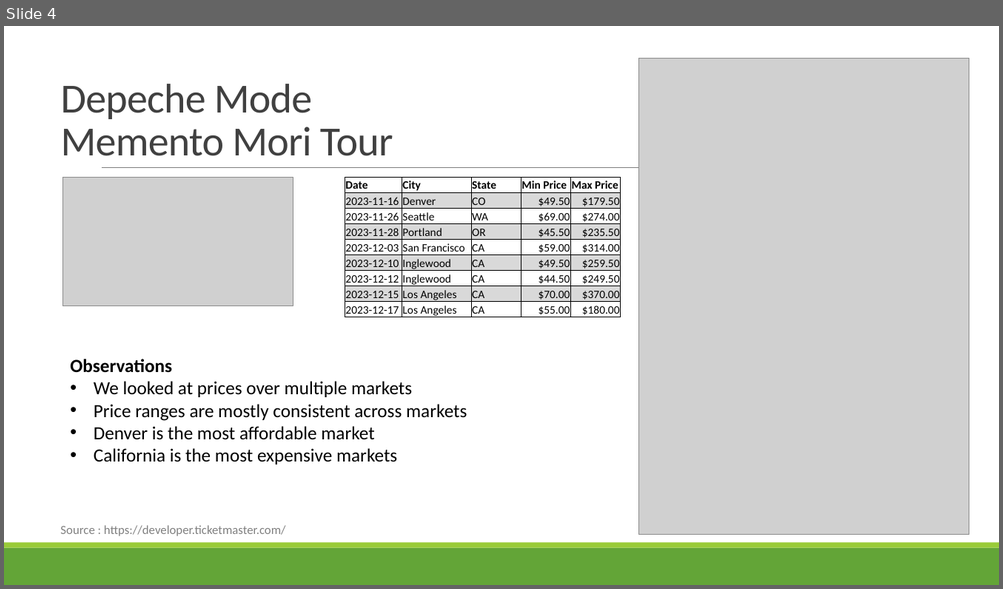
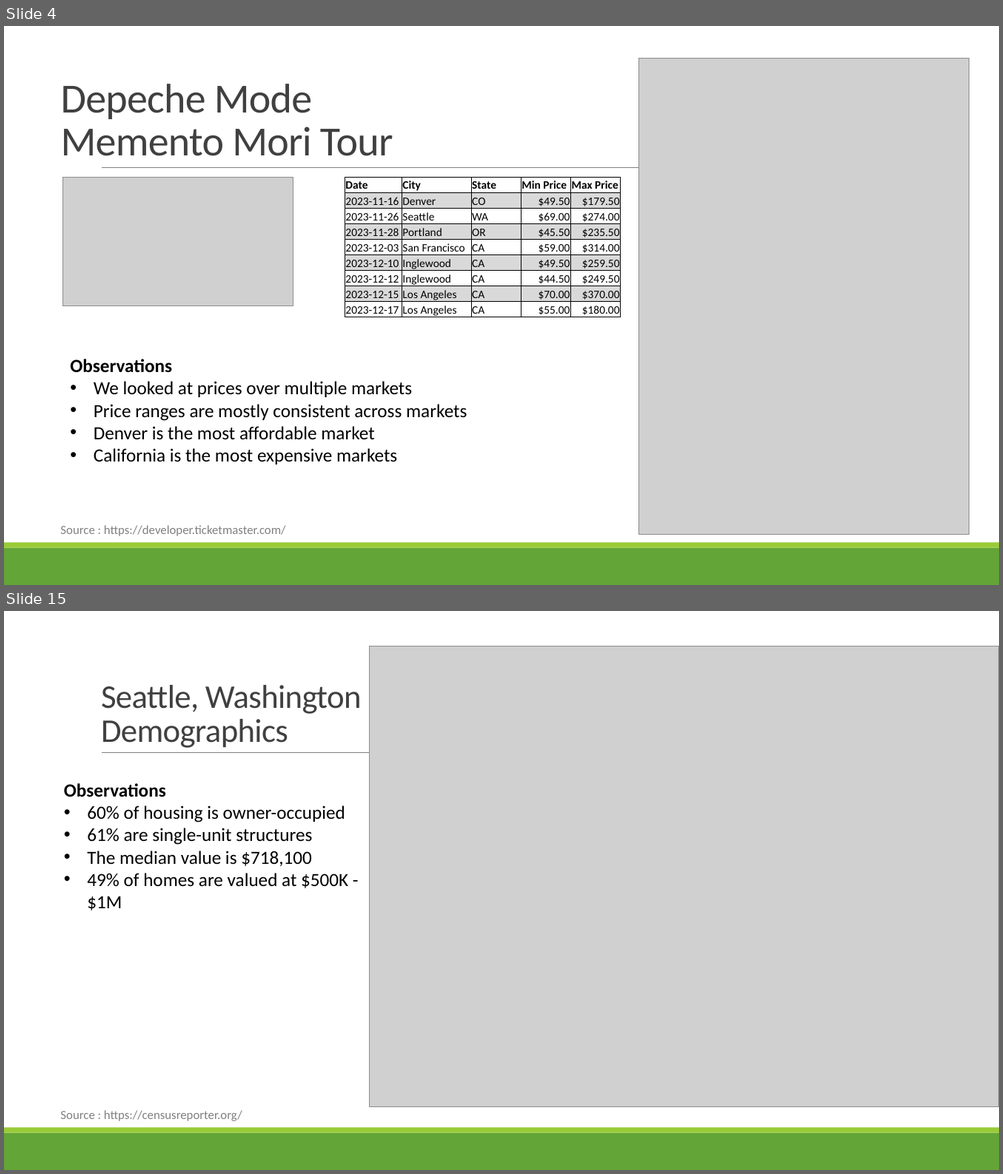
Before and after one commit to jodylarson310/module7-project, a slide deck: Support_Live_Music_Project1_Group4.pptx. Shown one above the other, each under a label of ours: slide 4 before the commit, slides 4 and 15 after it; the slides between them are not shown. The pictures are 1003x589 and 1003x1174 pixels, drawn with LibreOffice and Linux fonts; fonts in the diff are those of the drawing; grey boxes stand for pictures. Boxes give left, top, right and bottom in pixels: in the first picture for what was removed or moved away, otherwise in the second. Text is boxed around its words. In the diff, an @@ line names an element or a change of style, - is before the commit and + after.

```diff
--- a/Support_Live_Music_Project1_Group4.pptx
+++ b/Support_Live_Music_Project1_Group4.pptx
@@ slide 15 added at bbox=[4, 611, 999, 1170], background #FFFFFF; not listed: 3 template elements that a slide beside it also shows @@
@@ picture added at bbox=[370, 646, 999, 1108] @@
@@ title added at bbox=[101, 685, 361, 748], 32 pt, text #404040 @@
+Seattle, Washington
+Demographics
@@ text added at bbox=[64, 783, 348, 911], 18 pt, text #000000 @@
+Observations
+• 60% of housing is owner-occupied
+• 61% are single-unit structures
+• The median value is $718,100
+• 49% of homes are valued at $500K - $1M
@@ text added at bbox=[60, 1111, 242, 1122], 12 pt, text #808080 @@
+Source : https://censusreporter.org/
```
Also in this commit, not shown: 8 slides changed, 7 other slides added.
